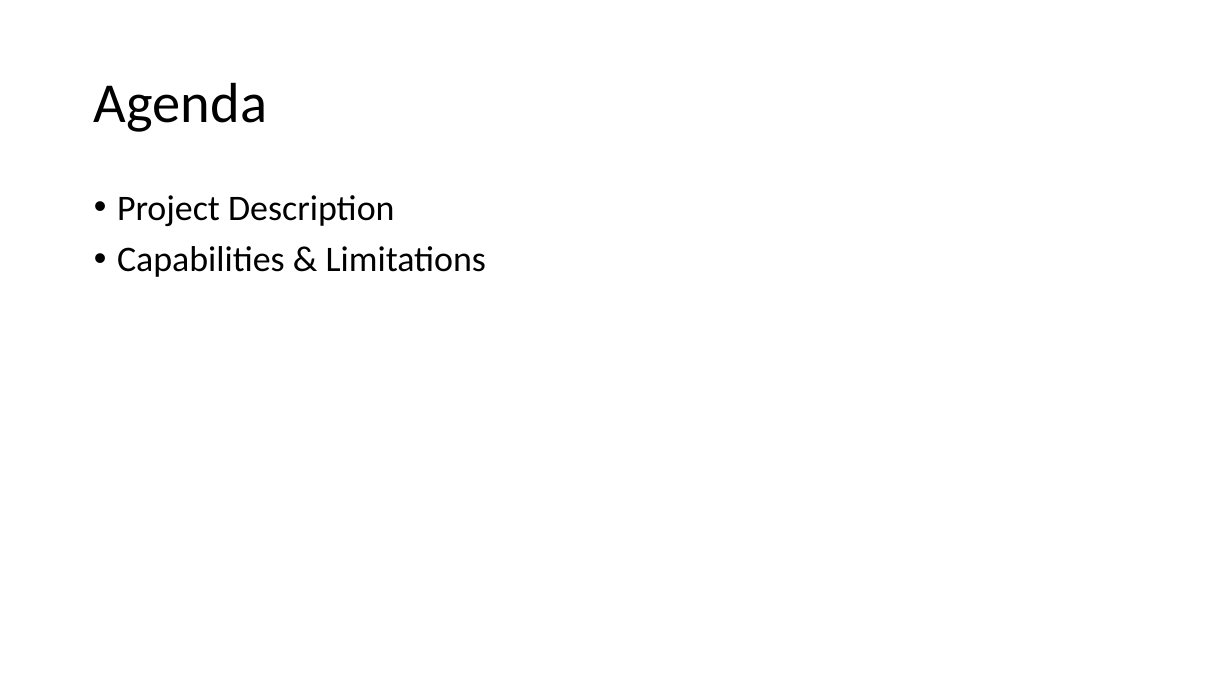
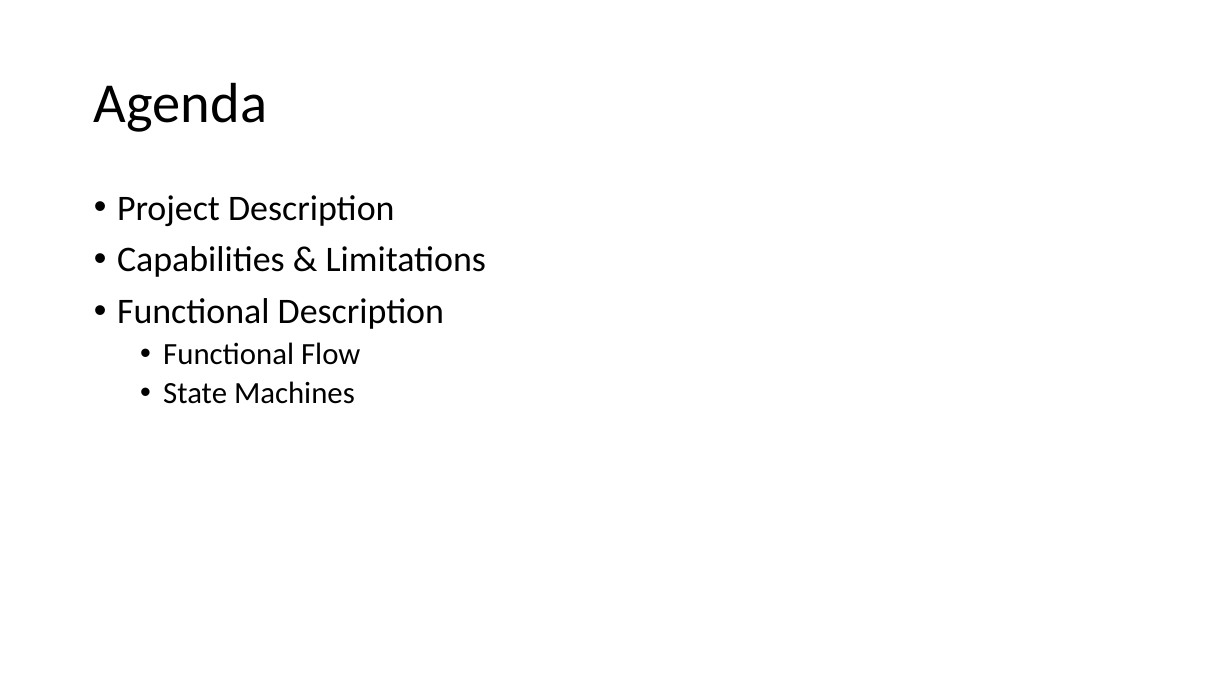
Before and after one commit to kparlak/dart-scoring-system, a slide deck: slide 2 of documentation/Dart_Scoring_System_PDR.pptx. Drawn at 1232x693 pixels with LibreOffice and Linux fonts; fonts in the diff are those of the drawing. Boxes give left, top, right and bottom in pixels: in the first picture for what was removed or moved away, otherwise in the second. Text is boxed around its words. In the diff, an @@ line names an element or a change of style, - is before the commit and + after.

Commit message:
3 complete pdr functional description (#9)
* Create functional diagrams

* Create state machine diagrams

```diff
--- a/documentation/Dart_Scoring_System_PDR.pptx
+++ b/documentation/Dart_Scoring_System_PDR.pptx
@@ text at (117,298,444,404): paragraphs added @@
+• Functional Description
+  • Functional Flow
+  • State Machines
```
Also in this commit, not shown: 2 other slides changed, 5 slides added, 5 other files.
